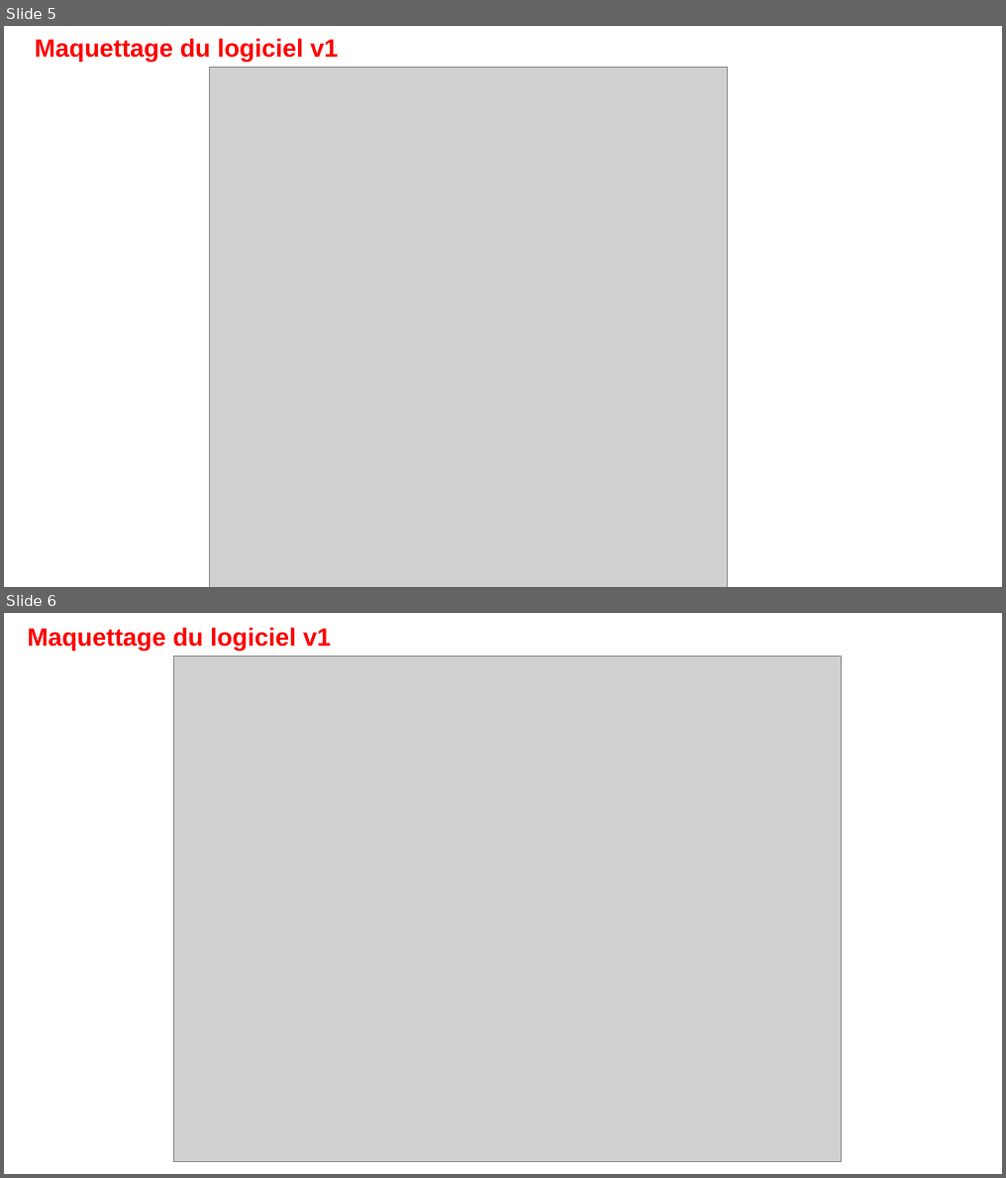
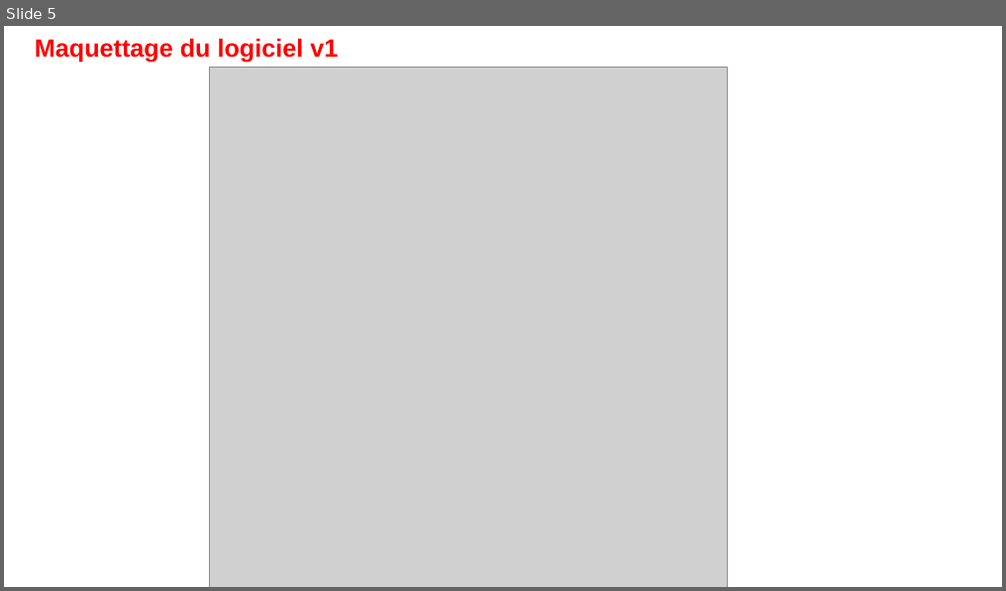
Before and after one commit to stevenfavre/Projet-sur-mandat---FC-Champel, a slide deck: Projet sur mandat - Semaine 2.pptx. Shown one above the other, each under a label of ours: slides 5 and 6 before the commit, slide 5 after it. The pictures are 1006x1178 and 1006x591 pixels, drawn with LibreOffice and Linux fonts; fonts in the diff are those of the drawing; grey boxes stand for pictures. Boxes give left, top, right and bottom in pixels: in the first picture for what was removed or moved away, otherwise in the second. Text is boxed around its words. In the diff, an @@ line names an element or a change of style, - is before the commit and + after.

```diff
--- a/Projet sur mandat - Semaine 2.pptx
+++ b/Projet sur mandat - Semaine 2.pptx
@@ slide 6 removed at [4,613,1002,1174], background #FFFFFF @@
@@ title removed at [28,627,331,652] @@
-Maquettage du logiciel v1
@@ picture removed at [174,657,842,1162] @@
```
Also in this commit, not shown: 2 slides changed, 1 slide added, 5 other files.
